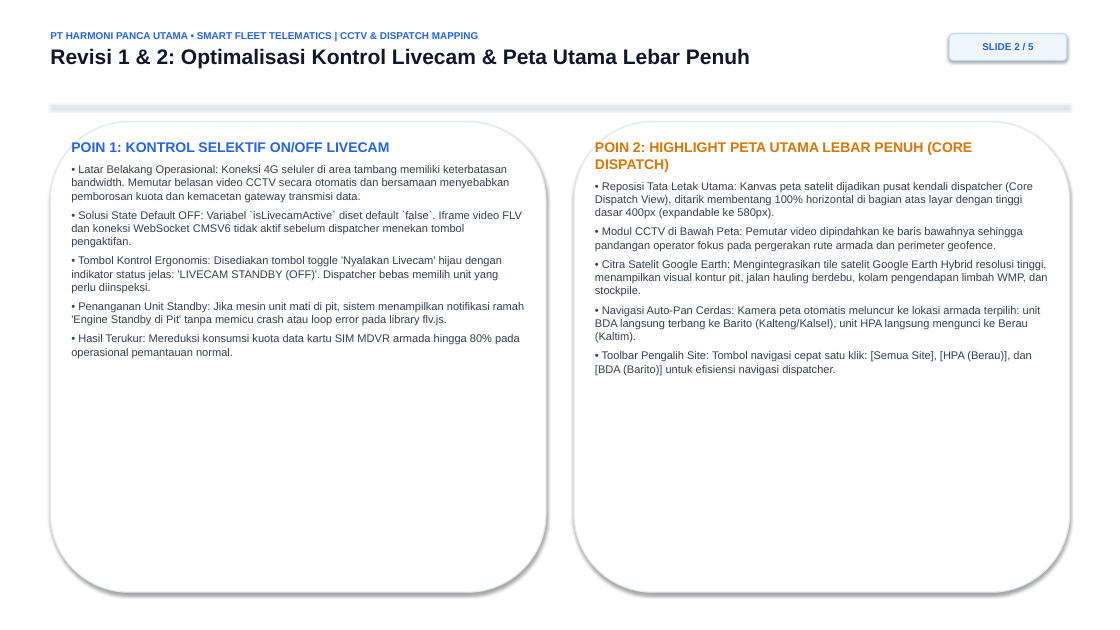
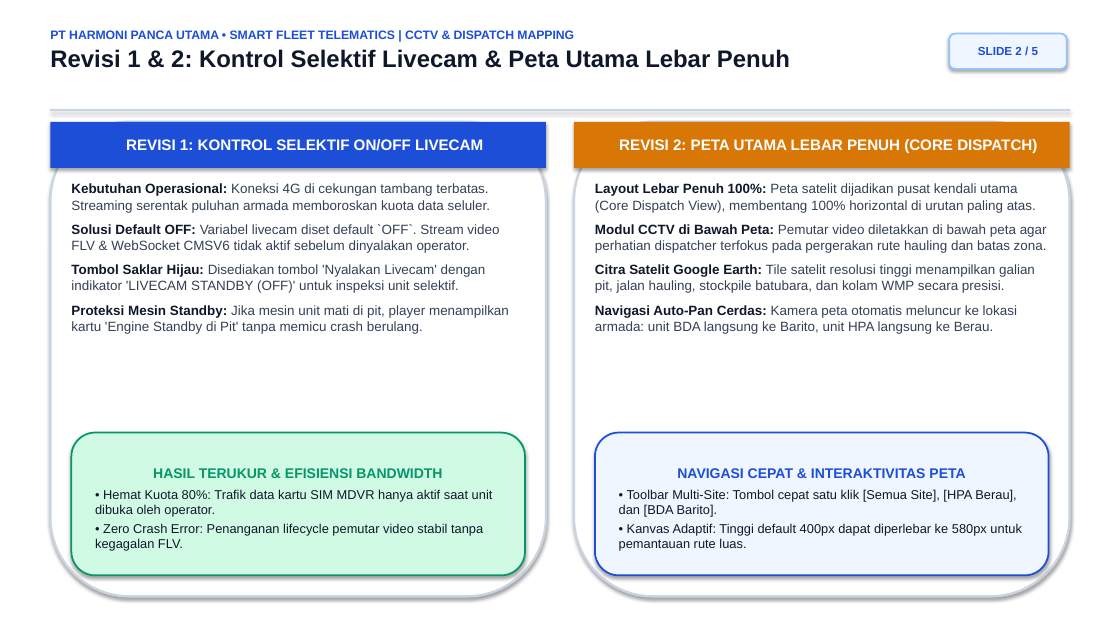
Before and after one commit to CahyaDwiSaputra/Magang-HPU, a slide deck: slide 2 of documents/Laporan_Progress_Revisi_Dashcam_HPU.pptx. Drawn at 1120x630 pixels with LibreOffice and Linux fonts; fonts in the diff are those of the drawing. Boxes give left, top, right and bottom in pixels: in the first picture for what was removed or moved away, otherwise in the second. Text is boxed around its words. In the diff, an @@ line names an element or a change of style, - is before the commit and + after.

Commit message:
style: polish executive 5-slide presentation with bold lead-ins, WCAG AAA contrast, and zero layout collision

```diff
--- a/documents/Laporan_Progress_Revisi_Dashcam_HPU.pptx
+++ b/documents/Laporan_Progress_Revisi_Dashcam_HPU.pptx
@@ text at (50, 49, 790, 68): text changed; size 18 to 20.5 pt @@
-Revisi 1 & 2: Optimalisasi Kontrol Livecam & Peta Utama Lebar Penuh
+Revisi 1 & 2: Kontrol Selektif Livecam & Peta Utama Lebar Penuh
@@ text at (50, 30, 574, 39): size 8.5 to 10.5 pt, text colour #2563EB to #1D4ED8 in "PT HARMONI PANCA UTAMA • SMART FLEET ..." @@
@@ rounded rectangle "SLIDE 2 / 5": place and size @@
-rounded rectangle "SLIDE 2 / 5" at (949, 34, 1067, 60)
+rounded rectangle "SLIDE 2 / 5" at (949, 34, 1067, 69)
@@ rounded rectangle "SLIDE 2 / 5" at (949, 34, 1067, 69): size 8.5 to 10 pt, text colour #2563EB to #1D4ED8; outline #BFDBFE 1 pt to #93C5FD 1.5 pt @@
@@ rectangle: place and size @@
-rectangle at (50, 105, 1070, 106)
+rectangle at (50, 109, 1070, 111)
@@ rectangle at (50, 109, 1070, 111): fill #E2E8F0 to #CBD5E1; outline #E2E8F0 0.75 pt to #CBD5E1 0.75 pt @@
@@ rounded rectangle: place and size @@
-rounded rectangle at (50, 122, 546, 592)
+rounded rectangle at (50, 122, 546, 597)
@@ rounded rectangle at (50, 122, 546, 597): outline #E2E8F0 1 pt to #CBD5E1 2 pt @@
@@ rectangle added at (50, 122, 546, 168), fill #1D4ED8, 13 pt, text #FFFFFF, bold @@
+REVISI 1: KONTROL SELEKTIF ON/OFF LIVECAM
@@ rounded rectangle at (574, 122, 1070, 597): outline #E2E8F0 1 pt to #CBD5E1 2 pt @@
@@ rounded rectangle: place and size @@
-rounded rectangle at (574, 122, 1070, 592)
+rounded rectangle at (574, 122, 1070, 597)
@@ rectangle added at (574, 122, 1070, 168), fill #D97706, 13 pt, text #FFFFFF, bold @@
+REVISI 2: PETA UTAMA LEBAR PENUH (CORE DISPATCH)
@@ text at (71, 183, 509, 334): text changed; size 9.5 to 11.5 pt @@
-POIN 1: KONTROL SELEKTIF ON/OFF LIVECAM
-• Latar Belakang Operasional: Koneksi 4G seluler di area tambang memiliki keterbatasan bandwidth. Memutar belasan video CCTV secara otomatis dan bersamaan menyebabkan pemborosan kuota dan kemacetan gateway transmisi data.
-• Solusi State Default OFF: Variabel `isLivecamActive` diset default `false`. Iframe video FLV dan koneksi WebSocket CMSV6 tidak aktif sebelum dispatcher menekan tombol pengaktifan.
-• Tombol Kontrol Ergonomis: Disediakan tombol toggle 'Nyalakan Livecam' hijau dengan indikator status jelas: 'LIVECAM STANDBY (OFF)'. Dispatcher bebas memilih unit yang perlu diinspeksi.
-• Penanganan Unit Standby: Jika mesin unit mati di pit, sistem menampilkan notifikasi ramah 'Engine Standby di Pit' tanpa memicu crash atau loop error pada library flv.js.
-• Hasil Terukur: Mereduksi konsumsi kuota data kartu SIM MDVR armada hingga 80% pada operasional pemantauan normal.
+Kebutuhan Operasional: Koneksi 4G di cekungan tambang terbatas. Streaming serentak puluhan armada memboroskan kuota data seluler.
+Solusi Default OFF: Variabel livecam diset default `OFF`. Stream video FLV & WebSocket CMSV6 tidak aktif sebelum dinyalakan operator.
+Tombol Saklar Hijau: Disediakan tombol 'Nyalakan Livecam' dengan indikator 'LIVECAM STANDBY (OFF)' untuk inspeksi unit selektif.
+Proteksi Mesin Standby: Jika mesin unit mati di pit, player menampilkan kartu 'Engine Standby di Pit' tanpa memicu crash berulang.
@@ text at (595, 183, 1047, 334): text changed; size 9.5 to 11.5 pt @@
-POIN 2: HIGHLIGHT PETA UTAMA LEBAR PENUH (CORE DISPATCH)
-• Reposisi Tata Letak Utama: Kanvas peta satelit dijadikan pusat kendali dispatcher (Core Dispatch View), ditarik membentang 100% horizontal di bagian atas layar dengan tinggi dasar 400px (expandable ke 580px).
-• Modul CCTV di Bawah Peta: Pemutar video dipindahkan ke baris bawahnya sehingga pandangan operator fokus pada pergerakan rute armada dan perimeter geofence.
-• Citra Satelit Google Earth: Mengintegrasikan tile satelit Google Earth Hybrid resolusi tinggi, menampilkan visual kontur pit, jalan hauling berdebu, kolam pengendapan limbah WMP, dan stockpile.
-• Navigasi Auto-Pan Cerdas: Kamera peta otomatis meluncur ke lokasi armada terpilih: unit BDA langsung terbang ke Barito (Kalteng/Kalsel), unit HPA langsung mengunci ke Berau (Kaltim).
-• Toolbar Pengalih Site: Tombol navigasi cepat satu klik: [Semua Site], [HPA (Berau)], dan [BDA (Barito)] untuk efisiensi navigasi dispatcher.
+Layout Lebar Penuh 100%: Peta satelit dijadikan pusat kendali utama (Core Dispatch View), membentang 100% horizontal di urutan paling atas.
+Modul CCTV di Bawah Peta: Pemutar video diletakkan di bawah peta agar perhatian dispatcher terfokus pada pergerakan rute hauling dan batas zona.
+Citra Satelit Google Earth: Tile satelit resolusi tinggi menampilkan galian pit, jalan hauling, stockpile batubara, dan kolam WMP secara presisi.
+Navigasi Auto-Pan Cerdas: Kamera peta otomatis meluncur ke lokasi armada: unit BDA langsung ke Barito, unit HPA langsung ke Berau.
@@ rounded rectangle added at (71, 433, 525, 576), fill #D1FAE5, outline #059669 1.5 pt, 11 pt, text #0F172A @@
+HASIL TERUKUR & EFISIENSI BANDWIDTH
+• Hemat Kuota 80%: Trafik data kartu SIM MDVR hanya aktif saat unit dibuka oleh operator.
+• Zero Crash Error: Penanganan lifecycle pemutar video stabil tanpa kegagalan FLV.
@@ rounded rectangle added at (595, 433, 1049, 576), fill #EFF6FF, outline #1D4ED8 1.5 pt, 11 pt, text #0F172A @@
+NAVIGASI CEPAT & INTERAKTIVITAS PETA
+• Toolbar Multi-Site: Tombol cepat satu klik [Semua Site], [HPA Berau], dan [BDA Barito].
+• Kanvas Adaptif: Tinggi default 400px dapat diperlebar ke 580px untuk pemantauan rute luas.
```
Also in this commit, not shown: 4 other slides changed, 1 other file.
